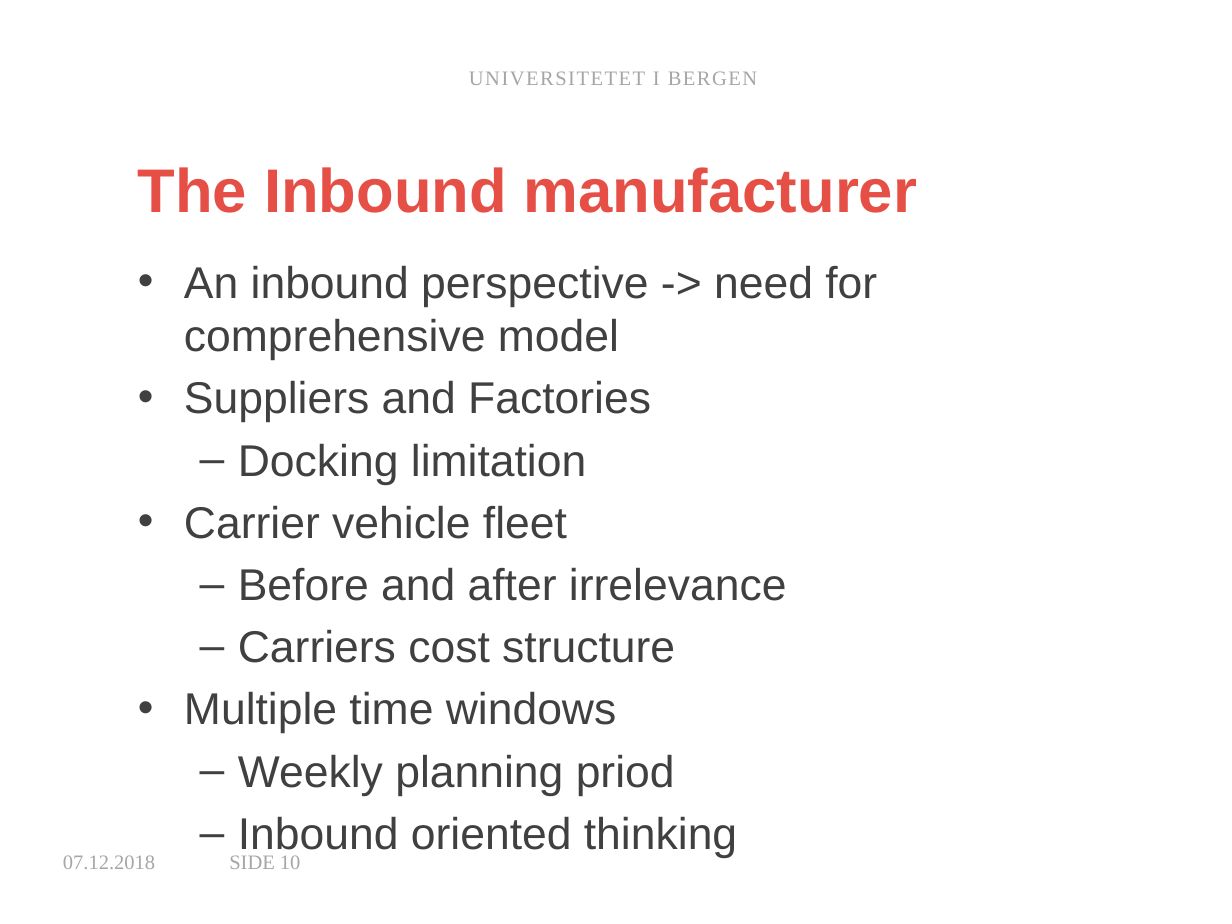
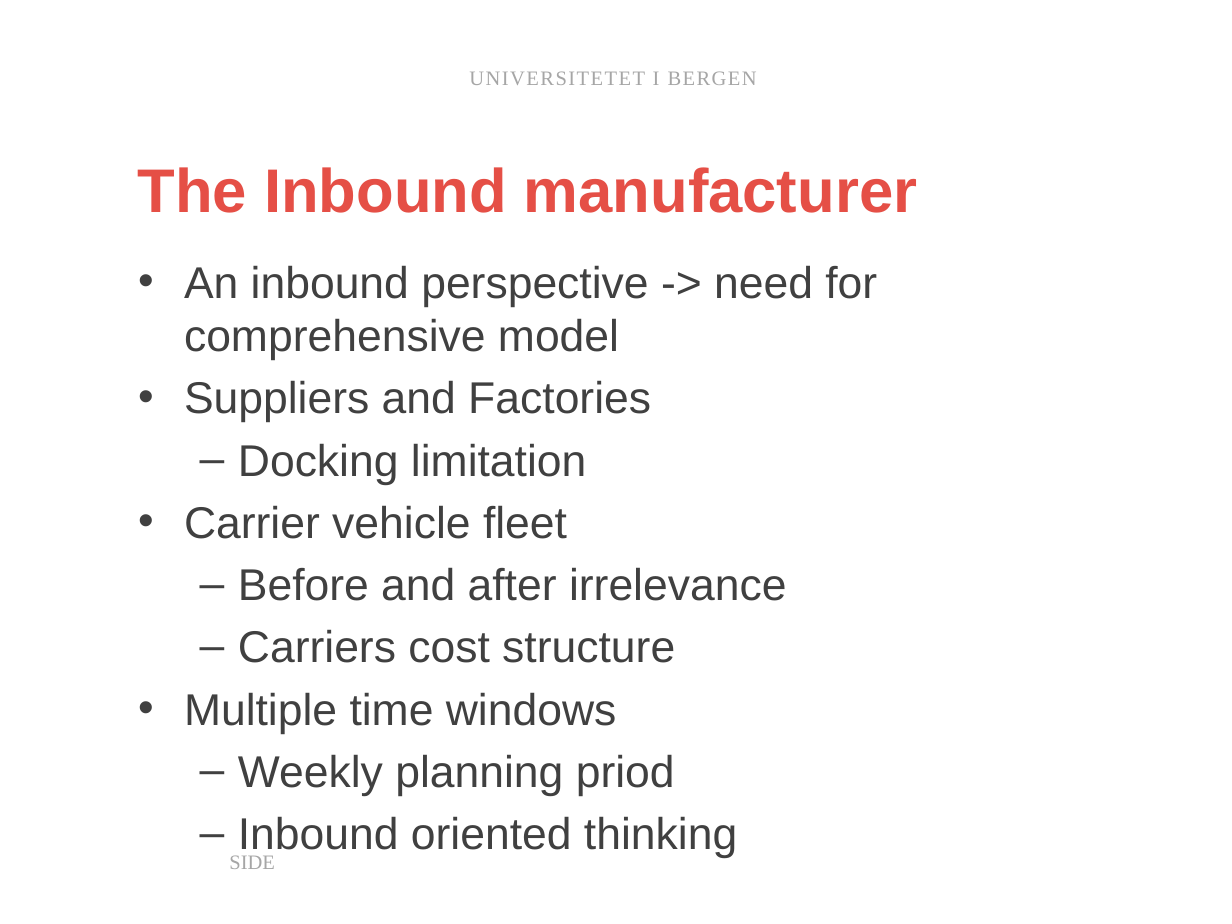
Before and after one commit to prebujo/INF319, a slide deck: slide 10 of presentation/INF319_pjo047.pptx. Drawn at 1232x924 pixels with LibreOffice and Linux fonts; fonts in the diff are those of the drawing; background and template pictures are left out. Boxes give left, top, right and bottom in pixels: in the first picture for what was removed or moved away, otherwise in the second. Text is boxed around its words. In the diff, an @@ line names an element or a change of style, - is before the commit and + after.

```diff
--- a/presentation/INF319_pjo047.pptx
+++ b/presentation/INF319_pjo047.pptx
@@ text removed at [63,855,155,869] @@
-07.12.2018
@@ text at [229,855,275,869]: text changed @@
-SIDE 10
+SIDE
```
Also in this commit, not shown: 35 other slides changed, 26 other files.
